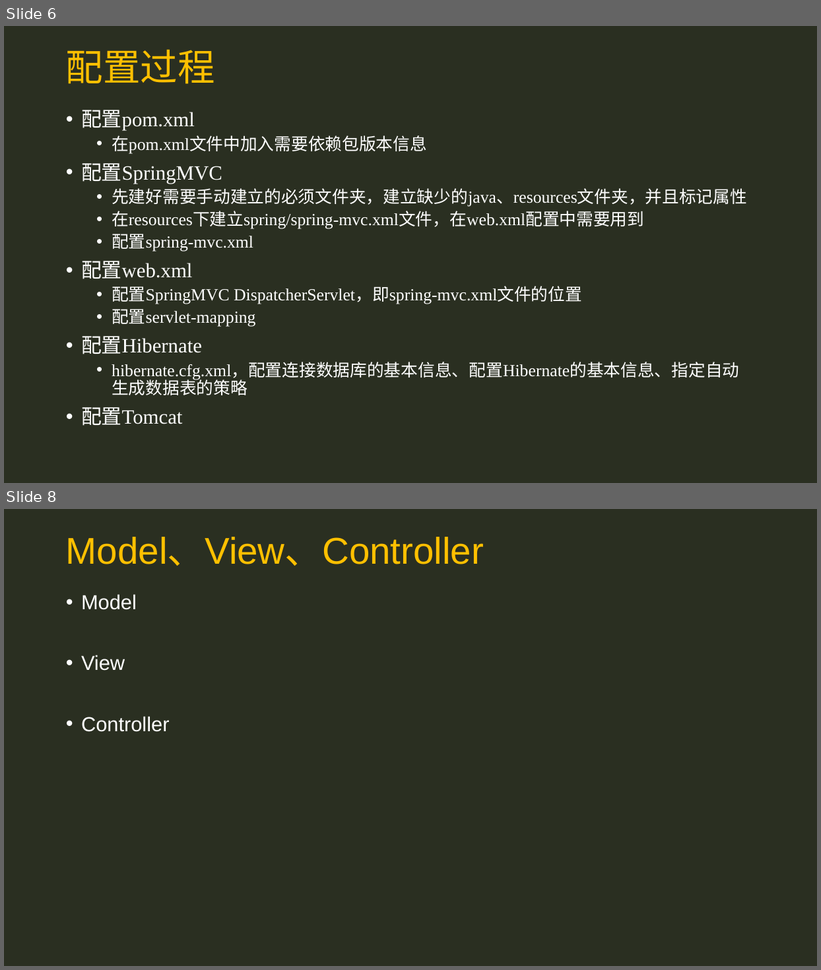
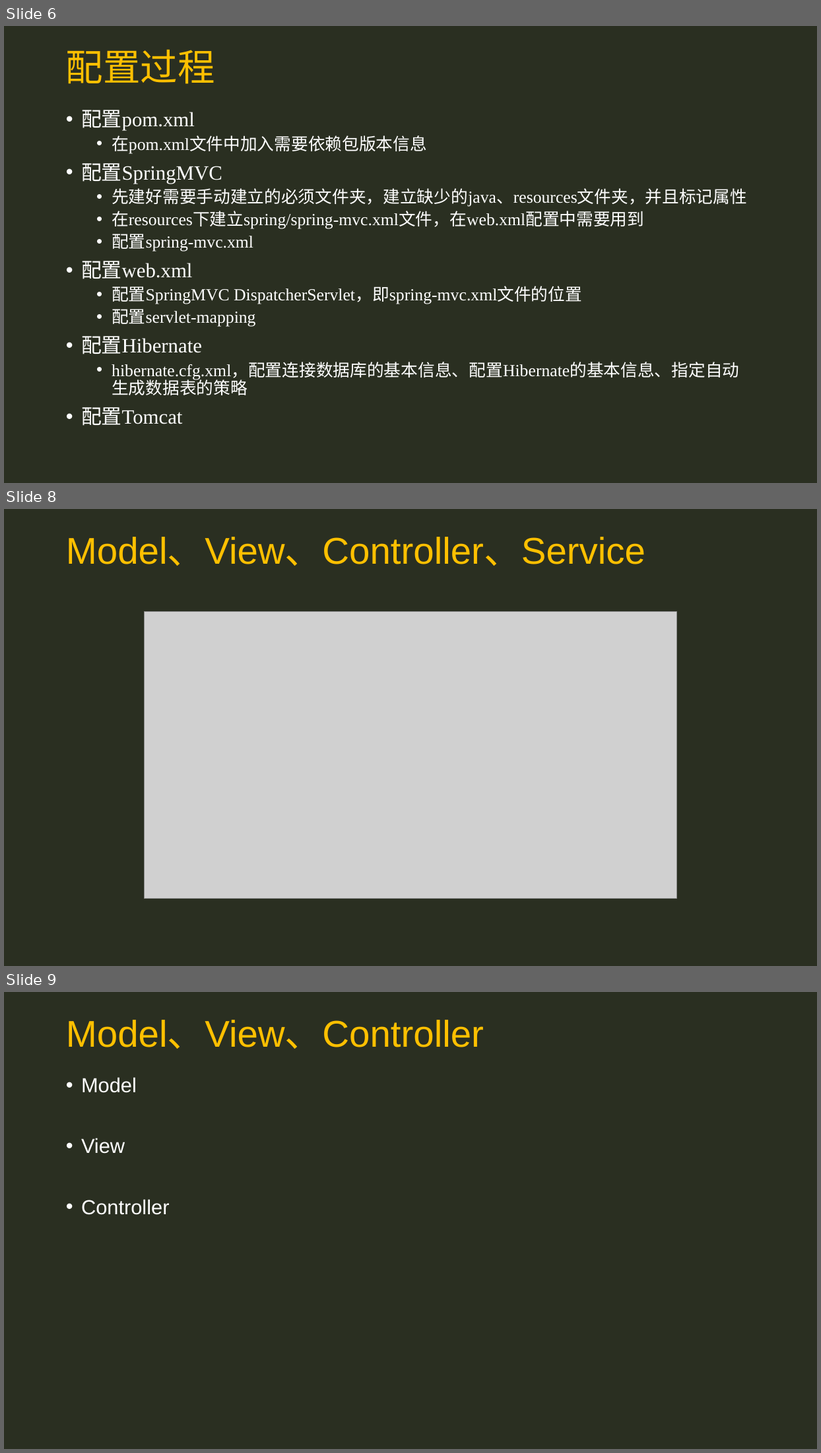
Before and after one commit to JennyHJN/Study, a slide deck: 分享_何家妮_7.15.pptx. Shown one above the other, each under a label of ours: slides 6 and 8 before the commit, slides 6, 8 and 9 after it; the slides between them are not shown. The pictures are 821x970 and 821x1453 pixels, drawn with LibreOffice and Linux fonts; fonts in the diff are those of the drawing; grey boxes stand for pictures. Boxes give left, top, right and bottom in pixels: in the first picture for what was removed or moved away, otherwise in the second. Text is boxed around its words. In the diff, an @@ line names an element or a change of style, - is before the commit and + after.

```diff
--- a/分享_何家妮_7.15.pptx
+++ b/分享_何家妮_7.15.pptx
@@ slide 8 added at [4, 509, 817, 966], background #2A2F21 @@
@@ title added at [66, 537, 646, 566], 44 pt, text #FFC000 @@
+Model、View、Controller、Service
@@ picture added at [145, 611, 677, 899] @@
@@ what was slide 8 is now slide 9 @@
```
Also in this commit, not shown: 2 slides changed.
